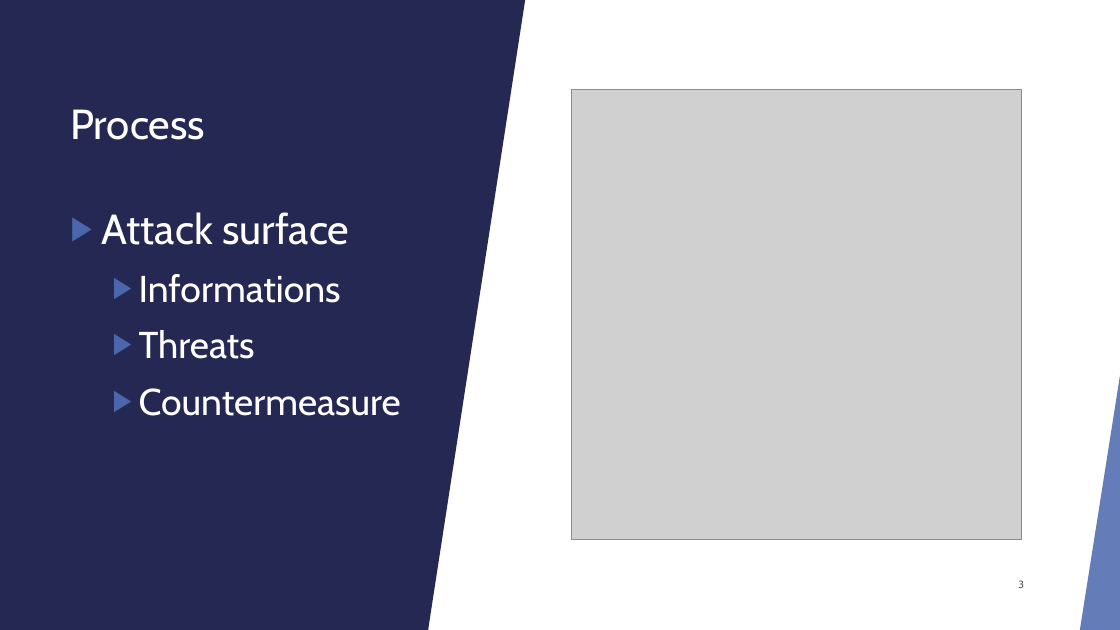
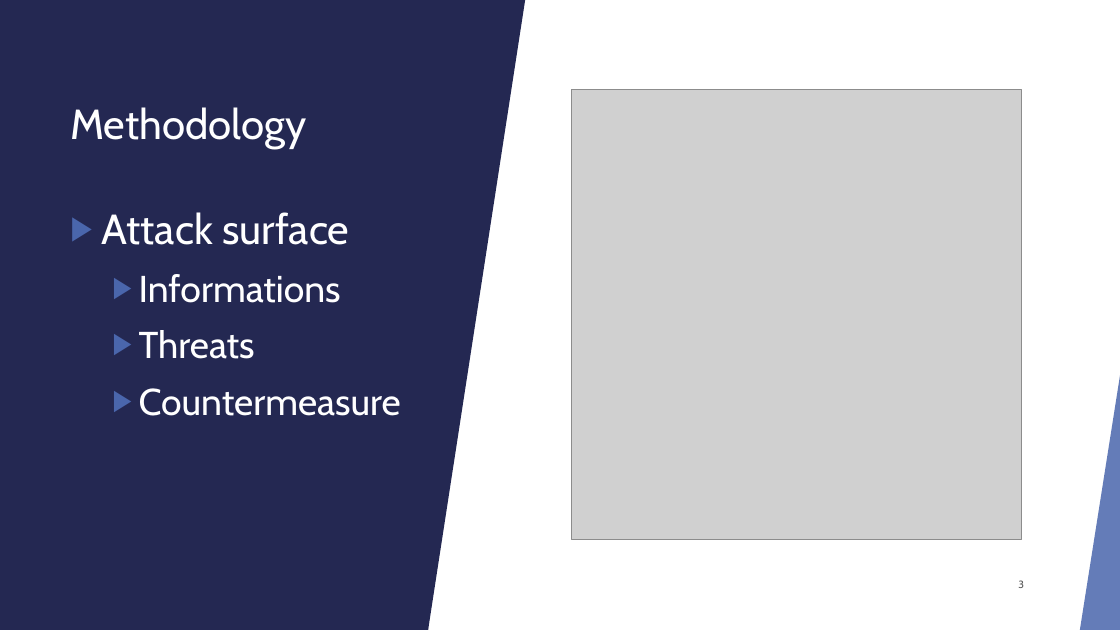
Before and after one commit to alexandreAubois/Secu_linux, a slide deck: slide 3 of Projet-Linux.pptx. Drawn at 1120x630 pixels with LibreOffice and Linux fonts; fonts in the diff are those of the drawing; grey boxes stand for pictures. Boxes give left, top, right and bottom in pixels: in the first picture for what was removed or moved away, otherwise in the second. Text is boxed around its words. In the diff, an @@ line names an element or a change of style, - is before the commit and + after.

```diff
--- a/Projet-Linux.pptx
+++ b/Projet-Linux.pptx
@@ title at (70,107,306,149): text changed @@
-Process
+Methodology
```
Also in this commit, not shown: 7 other slides changed, 1 slide added.
